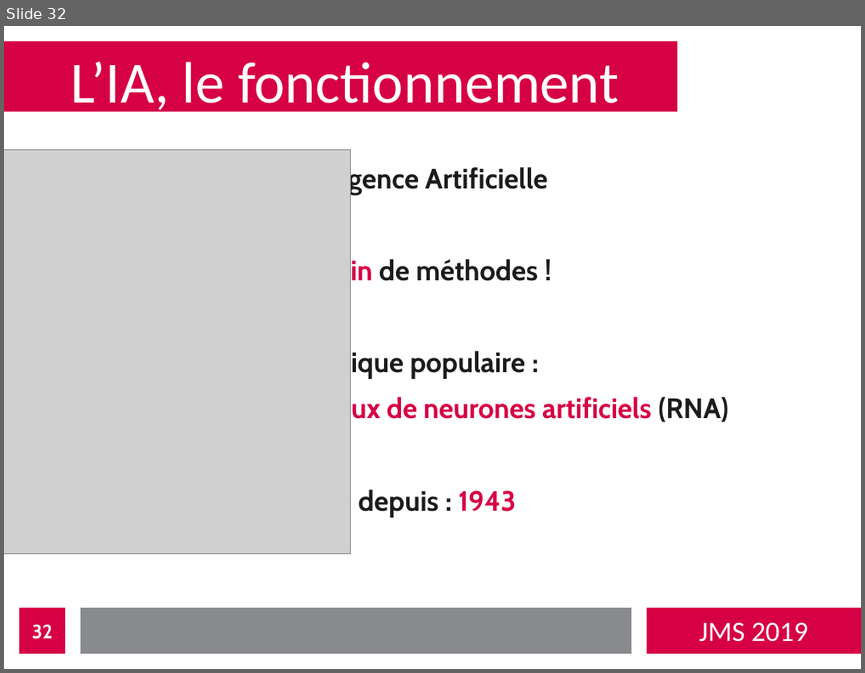
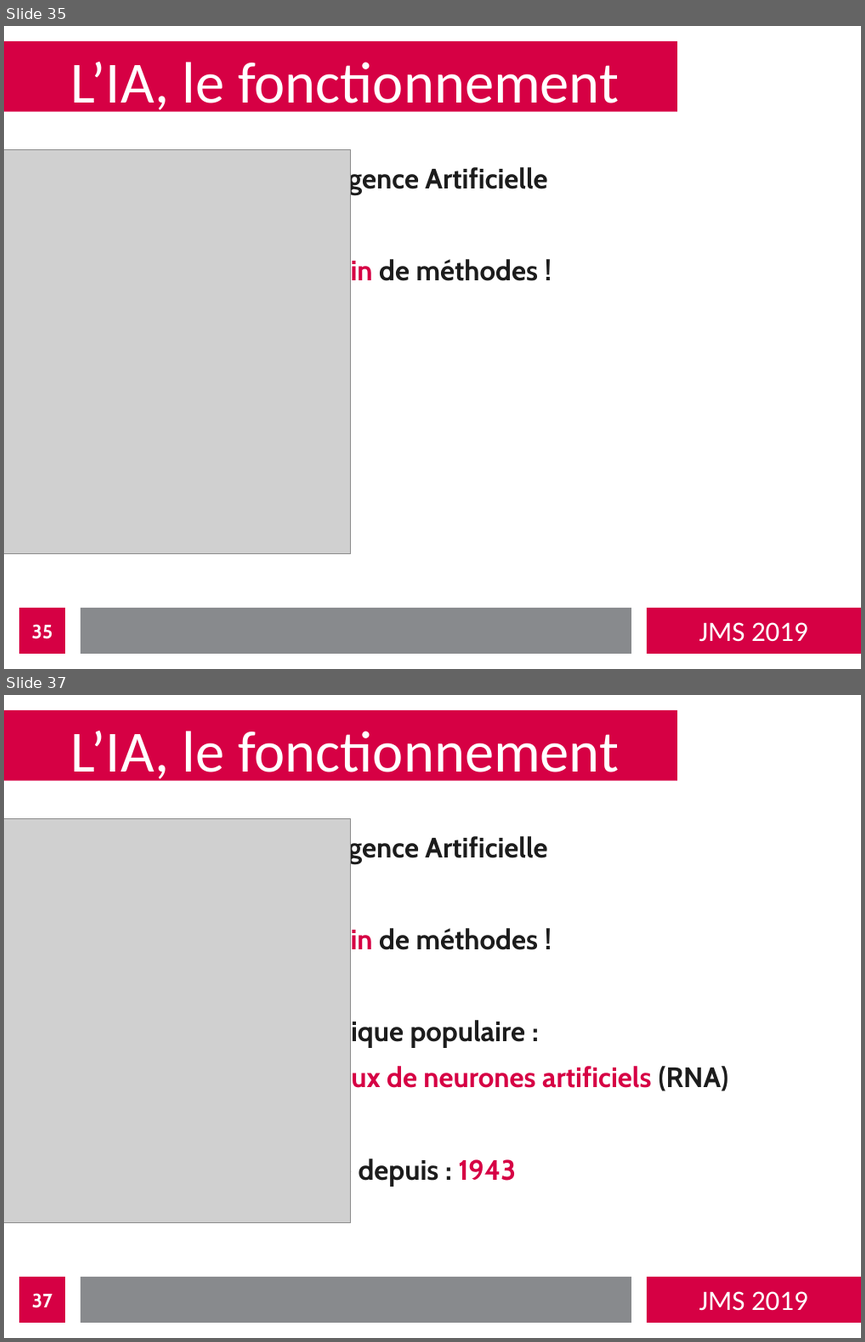
Before and after one commit to bastienvanderplaetse/JMS-2019, a slide deck: presentation-expanded.odp. Shown one above the other, each under a label of ours: slide 32 before the commit, slides 35 and 37 after it; the slides between them are not shown. The pictures are 865x673 and 865x1342 pixels, drawn with LibreOffice and Linux fonts; fonts in the diff are those of the drawing; grey boxes stand for pictures. Boxes give left, top, right and bottom in pixels: in the first picture for what was removed or moved away, otherwise in the second. Text is boxed around its words. In the diff, an @@ line names an element or a change of style, - is before the commit and + after.

```diff
--- a/presentation-expanded.odp
+++ b/presentation-expanded.odp
@@ slide 35 added at (4, 26, 861, 669), background #FFFFFF; not listed: 4 template elements that a slide beside it also shows @@
@@ title added at (71, 62, 619, 117), 54 pt, text #FFFFFF @@
+L’IA, le fonctionnement
@@ picture added at (4, 149, 351, 553) @@
@@ text added at (279, 165, 547, 287), 26 pt, text #1C1C1C, bold @@
+Intelligence Artificielle
+=> Plein de méthodes !
@@ rectangle added at (518, 491, 635, 552), fill #FFFFFF, outline #FFFFFF 0 pt @@
@@ page number added at (19, 607, 65, 653), fill #D60044, 18 pt, text #FFFFFF, bold @@
+35
@@ what was slide 32 is now slide 37 @@
@@ page number at (32, 1293, 52, 1308): text changed @@
-32
+37
```
Also in this commit, not shown: 4 other slides added, 9 other files.
